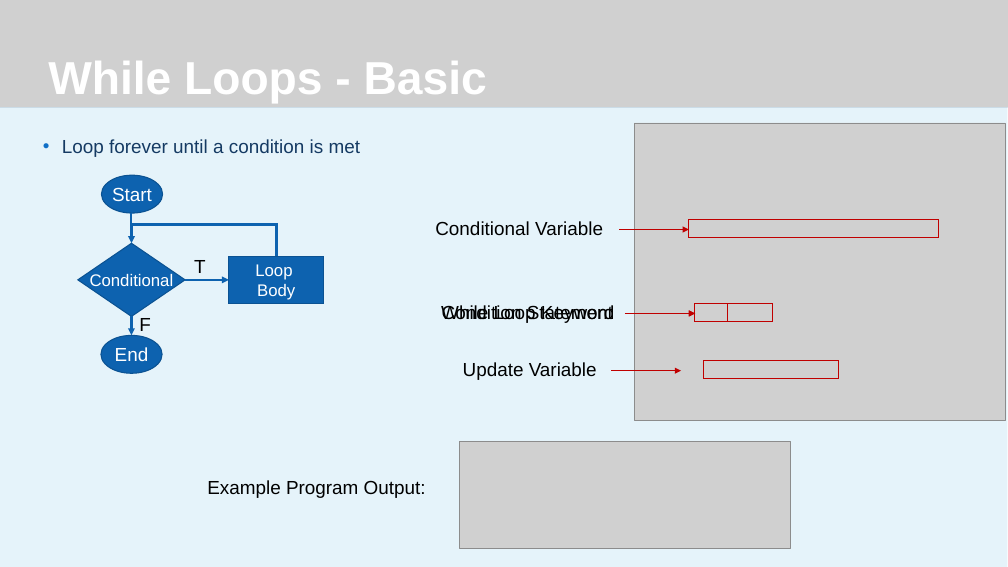
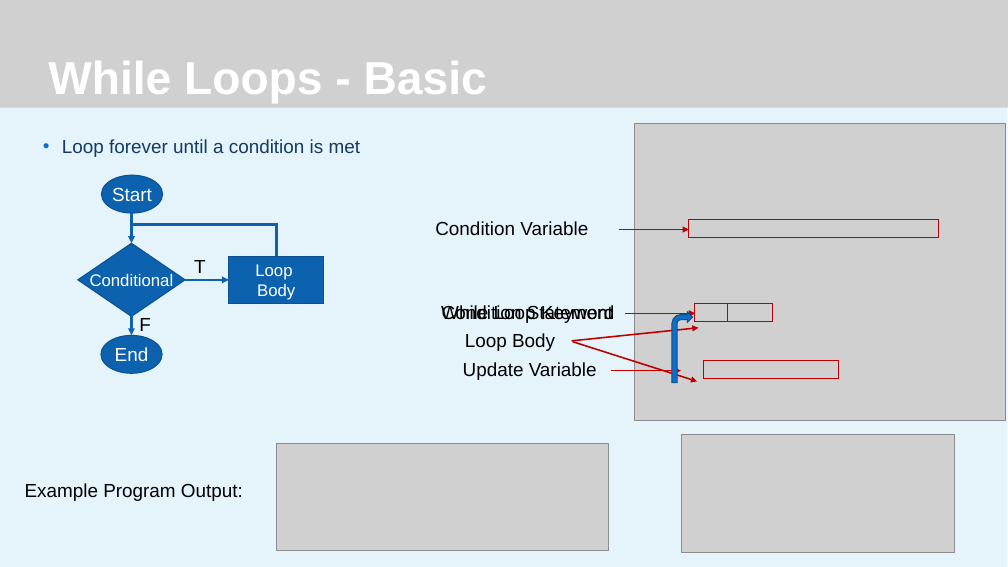
Before and after one commit to JeremyBYU/LoopIt, a slide deck: slide 5 of Lecture/LoopIt.pptx. Drawn at 1008x567 pixels with LibreOffice and Linux fonts; fonts in the diff are those of the drawing; grey boxes stand for pictures; background and template pictures are left out. Boxes give left, top, right and bottom in pixels: in the first picture for what was removed or moved away, otherwise in the second. Text is boxed around its words. In the diff, an @@ line names an element or a change of style, - is before the commit and + after.

```diff
--- a/Lecture/LoopIt.pptx
+++ b/Lecture/LoopIt.pptx
@@ text at [435,221,588,236]: text changed @@
-Conditional Variable
+Condition Variable
@@ arrow added from (572, 341) to (699, 328), #C00000 1.5 pt @@
@@ bent arrow added at [672,312,693,383], fill #0F6FC6, outline #0B5292 1 pt @@
@@ text added at [465,333,555,351], 18 pt, text #000000 @@
+Loop Body
@@ arrow added from (573, 342) to (697, 382), #C00000 1.5 pt @@
@@ picture: place and size @@
-picture at [459,442,791,549]
+picture at [277,443,609,551]
@@ picture added at [681,434,955,552] @@
@@ text "Example Program Output:": place and size @@
-text "Example Program Output:" at [207,480,426,498]
+text "Example Program Output:" at [25,483,243,501]
```
Also in this commit, not shown: 9 other slides changed, 2 slides added.
